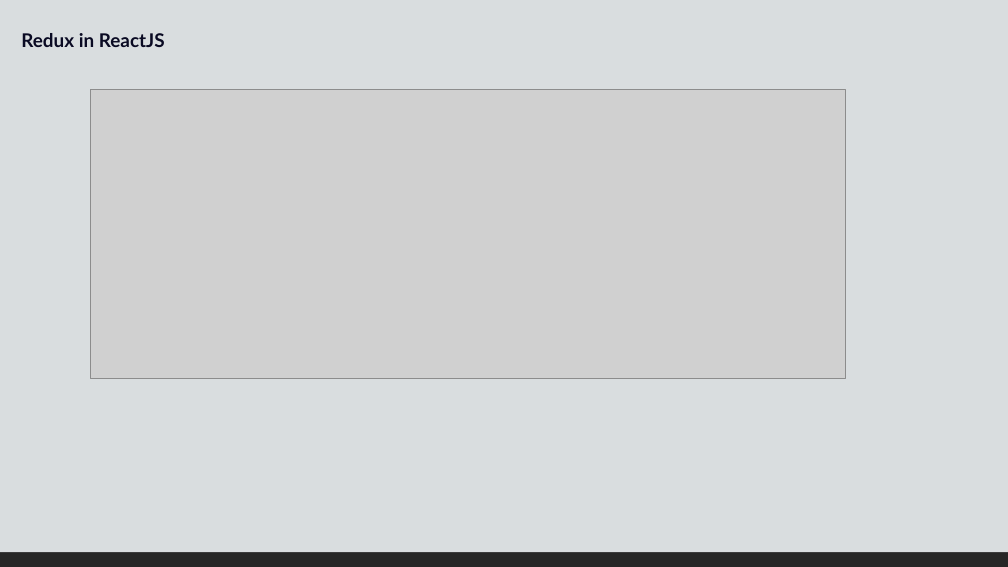
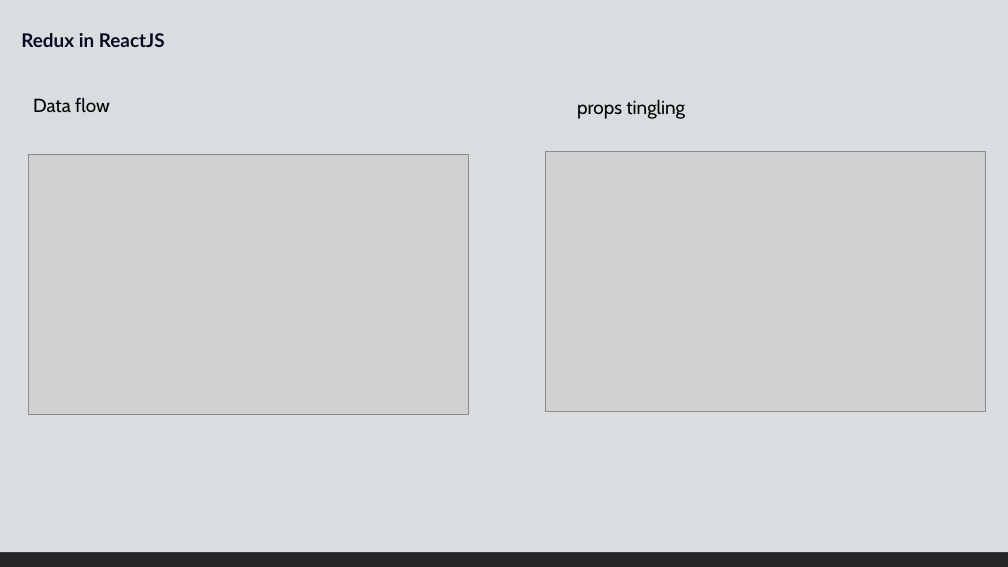
Before and after one commit to bharathi2k6/Learn_React, a slide deck: slide 3 of doc/React-5.pptx. Drawn at 1008x567 pixels with LibreOffice and Linux fonts; fonts in the diff are those of the drawing; grey boxes stand for pictures. Boxes give left, top, right and bottom in pixels: in the first picture for what was removed or moved away, otherwise in the second. Text is boxed around its words. In the diff, an @@ line names an element or a change of style, - is before the commit and + after.

```diff
--- a/doc/React-5.pptx
+++ b/doc/React-5.pptx
@@ text added at [33,98,110,113], 18 pt, text #000000 @@
+Data flow
@@ text added at [577,100,685,119], 18 pt, text #000000 @@
+props tingling
@@ picture: place and size @@
-picture at [91,89,845,378]
+picture at [29,155,469,415]
@@ picture added at [545,152,985,412] @@
```
Also in this commit, not shown: 7 other slides changed, 4 slides added, 3 slides removed, 30 other files.
